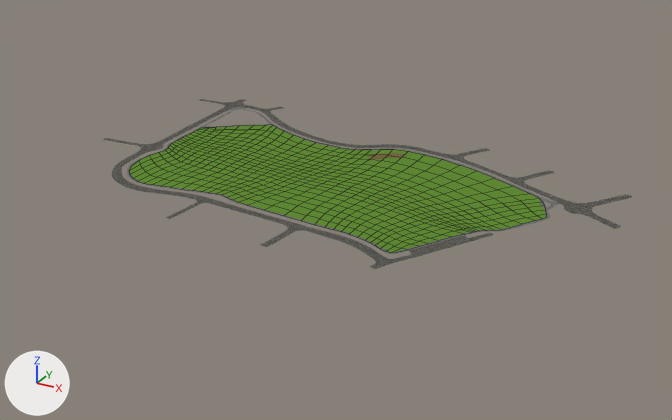
The Blender file Art/Locations/LargeOval/LargeOval.blend, before and after one commit.
Camera for both pictures: a 50 mm camera at (355.0, -666.0, 301.0) aimed at (-5.0, -12.0, -26.0). Every picture has the same lights, and +X, +Y and +Z are marked at lower left. Mesh edges are drawn as thin lines on the coarser meshes.

The older version as bpy lines, for what is in view:
```python
mat_grass = principled_material('Grass')
mat_grass.base_color = (0.122, 0.263, 0.0373)  # green #628c36
mat_grass.roughness = 1.0
mat_grass.specular_ior_level = 0.0
me_plane = bpy.data.meshes.new('Plane')
me_plane.from_pydata(...)  # 180 vertices, 153 faces; spans x -140.0..117.0, y -76.0..68.0, z 0.0
me_plane.materials.append(mat_grass)  # green #628c36
me_plane_001 = bpy.data.meshes.new('Plane.001')
me_plane_001.from_pydata(...)  # 274 vertices, 144 faces; spans x -184.0..154.0, y -100.0..109.0, z 0.0
me_plane_001.materials.append(mat_road)  # picture img_asphalt_02_diff_1k_jpg
me_plane_002 = bpy.data.meshes.new('Plane.002')
me_plane_002.from_pydata([(-187.0, -187.0, 0.0), (187.0, -187.0, 0.0), (-187.0, 187.0, 0.0), (187.0, 187.0, 0.0)], [], [(0, 1, 3, 2)])
me_plane_002.materials.append(mat_grass)  # green #628c36
ob_largeground = bpy.data.objects.new('LargeGround', me_plane_002)
ob_largeground.location = (0.0, 0.0, -0.4)
ob_largeground.hide_set(True)
ob_maingrass_col = bpy.data.objects.new('MainGrass-col', me_plane)
ob_maingrass_col.location = (8.7, -4.5, 0.1)
ob_maingrass_col.scale = (1.45, 1.45, 1.45)
_m = ob_maingrass_col.modifiers.new('Subdivision', 'SUBSURF')
_m.render_levels = 1
ob_road = bpy.data.objects.new('Road', me_plane_001)
ob_road.location = (8.7, -4.5, 0.0)
ob_road.scale = (1.45, 1.45, 1.45)
_m = ob_road.modifiers.new('Subdivision', 'SUBSURF')
_m.render_levels = 1
# also in view: 'Path' at (-12.0, 6.0, 0.0)
```
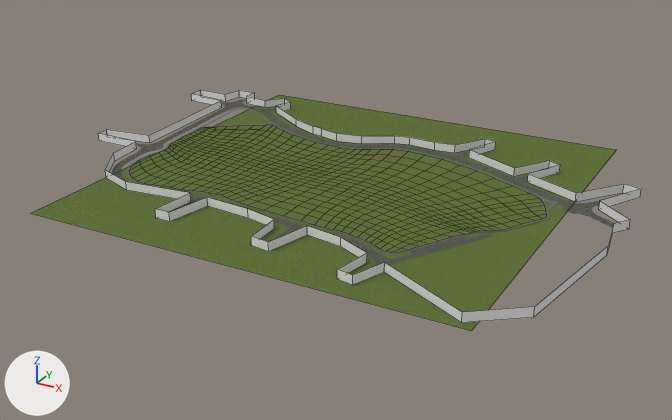
Where the change shows, as pixel boxes [x1, y1, x2, y2] in the pictures (672 x 420 px):
```json
{"object": "LargeGround", "change": "shown", "after": [31, 95, 616, 331], "on screen": "green"}
{"object": "MainGrass-col", "change": "surface changed", "before": [130, 125, 546, 253], "after": [130, 125, 546, 253]}
{"object": "SurroundingHouses", "change": "added", "after": [98, 90, 641, 323]}
```

Edits to the scene script, one JSON object a line:
```json
{"op": "add", "block": "img_grassv2fromabove_png", "code": ["img_grassv2fromabove_png = load_image('GrassV2FromAbove.png', '../../Common/GrassV2FromAbove.png', 512, 512, 'sRGB')"]}
{"op": "remove", "block": "mat_grass", "code": "mat_grass.base_color = (0.122, 0.263, 0.0373)  # green #628c36"}
{"op": "add", "block": "mat_grass", "code": "mat_grass.texture = img_grassv2fromabove_png"}
{"op": "add", "block": "mat_houses", "code": ["mat_houses = principled_material('Houses')", "mat_houses.base_color = (0.8, 0.8, 0.8)  # white #e7e7e7", "mat_houses.roughness = 0.905", "mat_houses.specular_ior_level = 0.0409"]}
{"block": "me_plane_002", "where": "me_plane_002.from_pydata(...)  # 4 vertices, 1 face; spans x -187.0..187.0, y -187.0..187.0, z 0.0"}
{"block": "me_plane_002", "where": "# used by ob_largeground; location = (0.0, 0.0, -0.4)"}
{"block": "me_plane_002", "change": "me_plane_002 part 1: texture (UV) coordinates of 1 of 1 face, centred in x 0.0, y 0.0, z 0.0, changed; they spanned u 0.0..1.0, v 0.0..1.0 and now span u -49.5..50.5, v -49.5..50.5"}
{"op": "add", "block": "me_plane_003", "code": ["me_plane_003 = bpy.data.meshes.new('Plane.003')", "me_plane_003.from_pydata(...)  # 114 vertices, 57 faces; spans x -259.0..238.0, y -182.0..158.0, z 1.0..9.0", "me_plane_003.materials.append(mat_houses)  # its picture is missing"]}
{"op": "remove", "block": "ob_largeground", "code": "ob_largeground.hide_set(True)"}
{"op": "add", "block": "ob_surroundinghouses", "code": ["ob_surroundinghouses = bpy.data.objects.new('SurroundingHouses', me_plane_003)", "ob_surroundinghouses.location = (0.0, 0.0, -1.1)"]}
```
